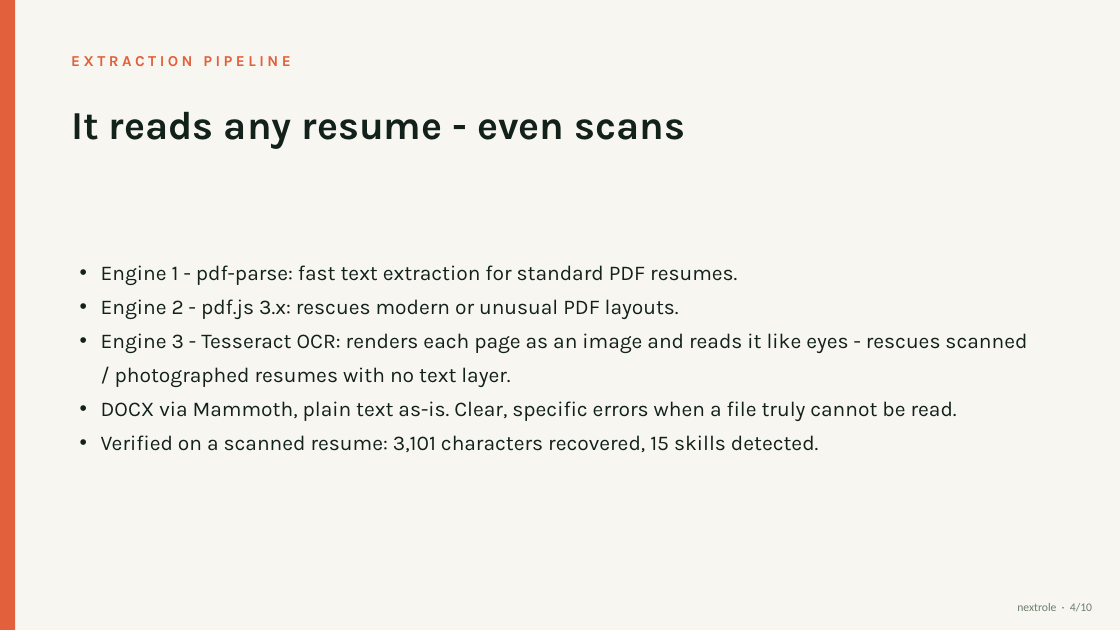
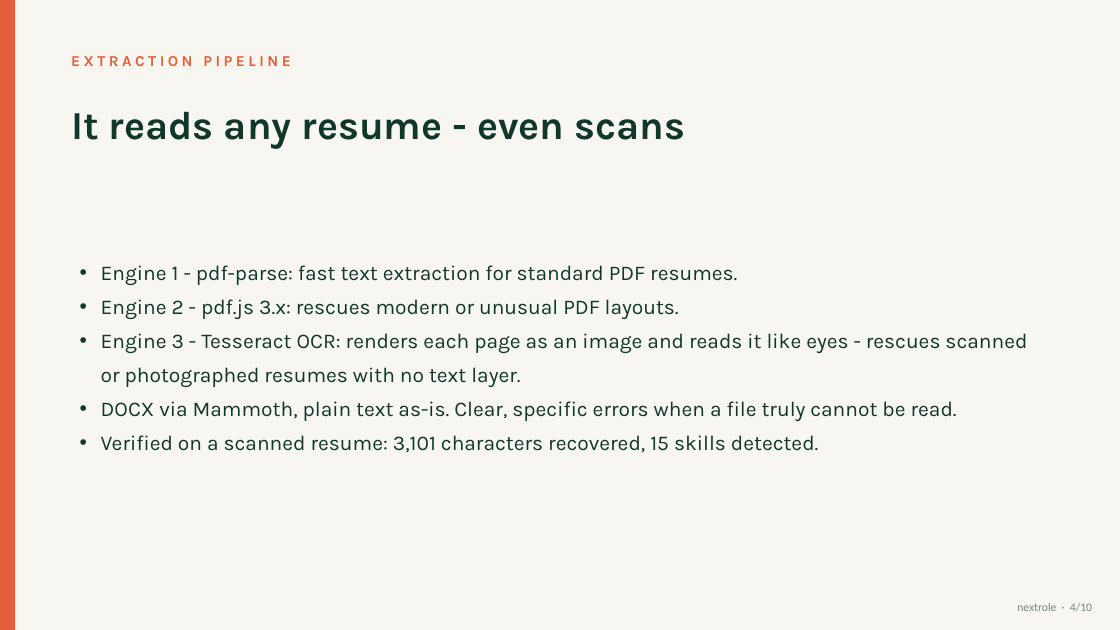
Before and after one commit to saxenavansh070-droid/nextrole, a slide deck: slide 4 of docs/NextRole-Presentation.pptx. Drawn at 1120x630 pixels with LibreOffice and Linux fonts; fonts in the diff are those of the drawing. Boxes give left, top, right and bottom in pixels: in the first picture for what was removed or moved away, otherwise in the second. Text is boxed around its words. In the diff, an @@ line names an element or a change of style, - is before the commit and + after.

```diff
--- a/docs/NextRole-Presentation.pptx
+++ b/docs/NextRole-Presentation.pptx
@@ text "It reads any resume - ..." at (71,111,686,149): text colour #13211B to #11372A @@
@@ text at (101,265,957,452): text colour #13211B to #11372A in "Engine 1 - pdf-parse: fast text extraction ...", "Engine 2 - pdf.js 3.x: rescues modern ...", "DOCX via Mammoth, plain text as-is. Clear, ...", "Verified on a scanned resume: 3,101 characters ..." @@
@@ text at (101,333,1027,387): text changed; text colour #13211B to #11372A @@
-• Engine 3 - Tesseract OCR: renders each page as an image and reads it like eyes - rescues scanned / photographed resumes with no text layer.
+• Engine 3 - Tesseract OCR: renders each page as an image and reads it like eyes - rescues scanned or photographed resumes with no text layer.
@@ text "nextrole · 4/10" at (1017,603,1092,611): text colour #6C7F6B to #75897D @@
```
Also in this commit, not shown: 9 other slides changed.
